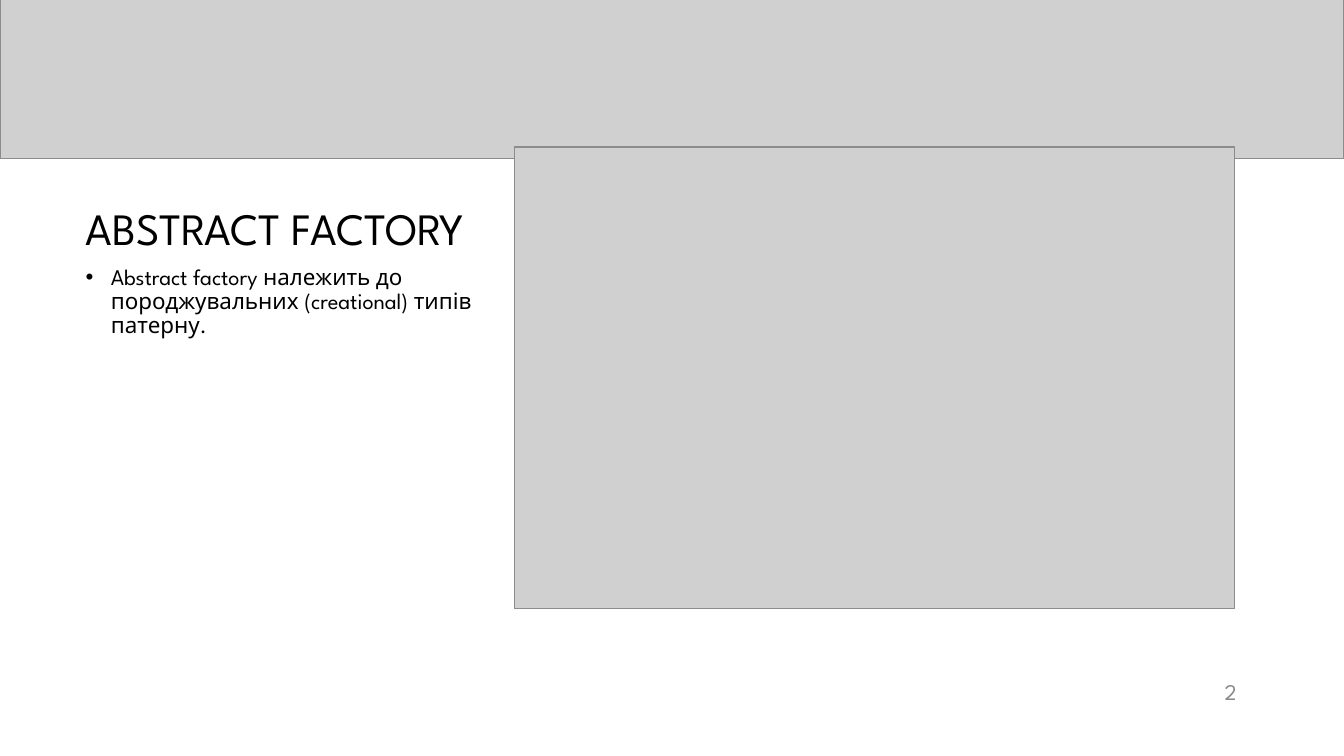
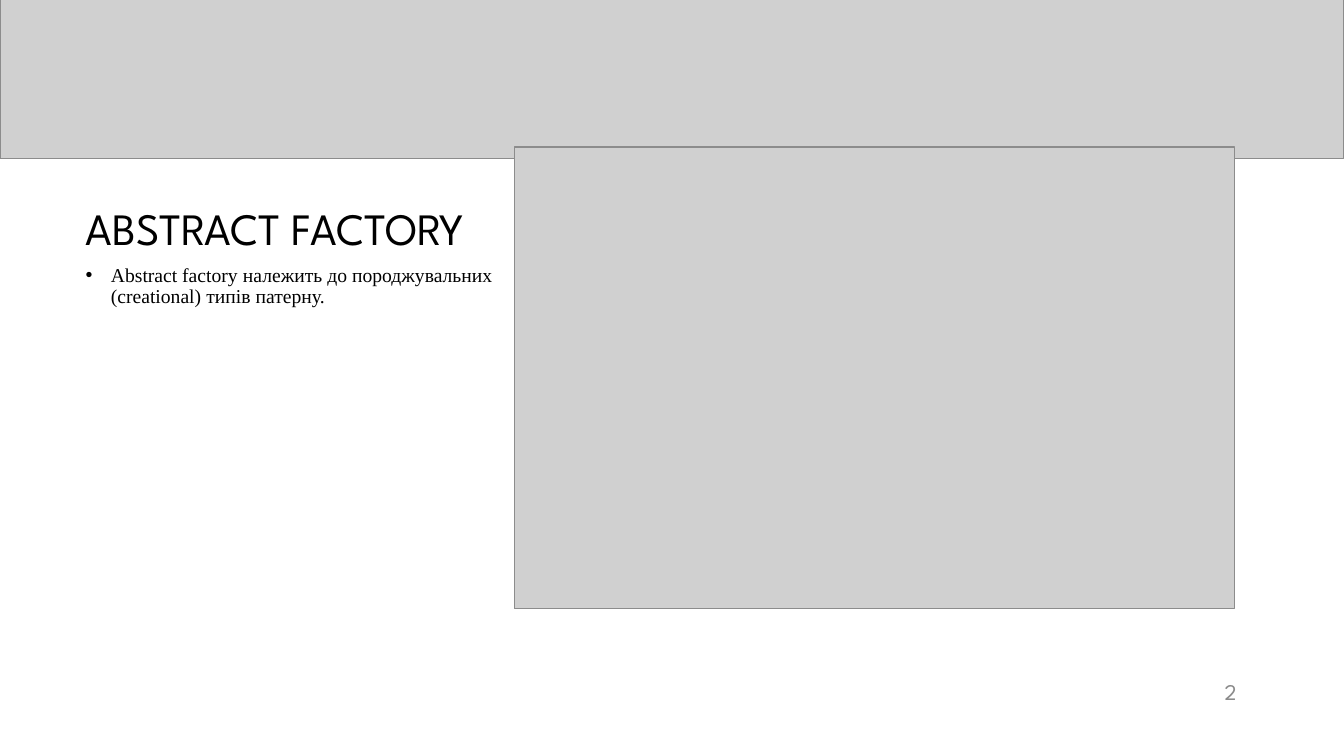
Before and after one commit to erdoganishe/6Semestr, a slide deck: slide 2 of АПЗ/PZ/PZ1/Abstract factory.pptx. Drawn at 1344x756 pixels with LibreOffice and Linux fonts; fonts in the diff are those of the drawing; grey boxes stand for pictures; background and template pictures are left out. Boxes give left, top, right and bottom in pixels: in the first picture for what was removed or moved away, otherwise in the second. Text is boxed around its words. In the diff, an @@ line names an element or a change of style, - is before the commit and + after.

```diff
--- a/АПЗ/PZ/PZ1/Abstract factory.pptx
+++ b/АПЗ/PZ/PZ1/Abstract factory.pptx
@@ text "Abstract factory належить до породжувальних ..." at bbox=[111, 268, 492, 308]: size 16 to 14 pt, font League Spartan to Times New Roman @@
```
Also in this commit, not shown: 6 slides added, 1 slide removed, 2 other files.
